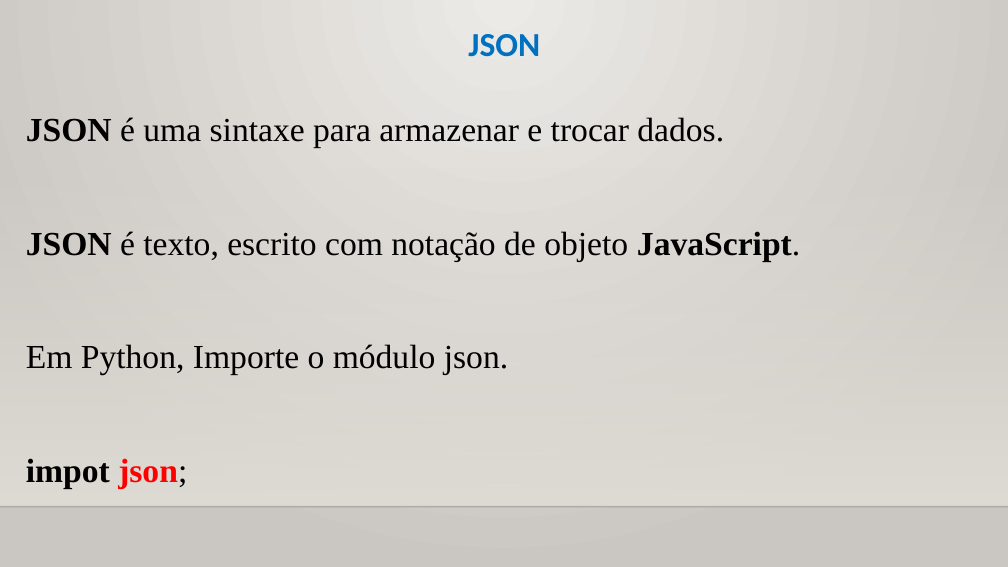
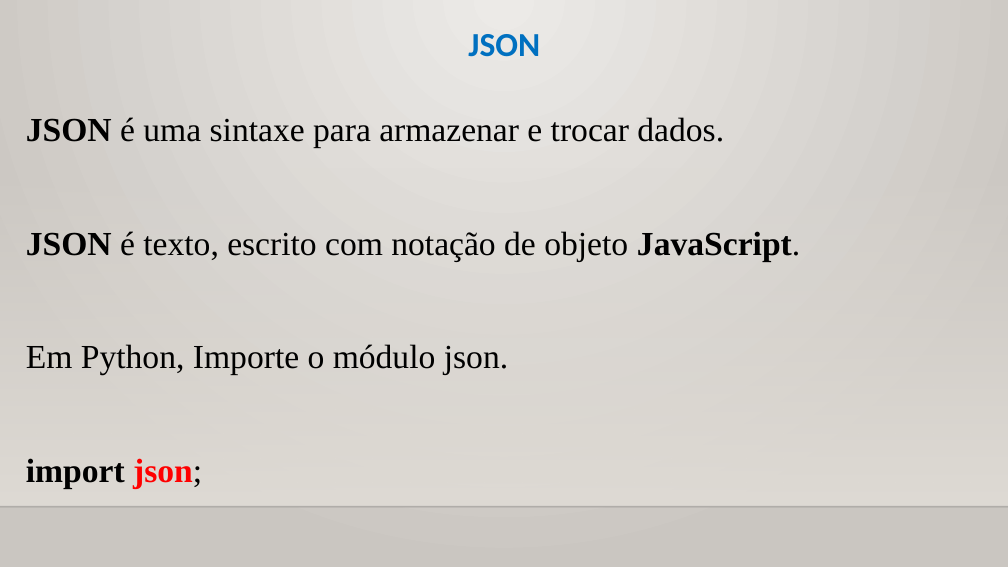
Before and after one commit to CloudEducationBrazil/WydenPythonParadigmas, a slide deck: slide 3 of 01 Classes/Aula 10 Programação Python - Arquivos e JSON.pptx. Drawn at 1008x567 pixels with LibreOffice and Linux fonts; fonts in the diff are those of the drawing; background and template pictures are left out. Boxes give left, top, right and bottom in pixels: in the first picture for what was removed or moved away, otherwise in the second. Text is boxed around its words. In the diff, an @@ line names an element or a change of style, - is before the commit and + after.

Commit message:
PPTs JSON JAVA Integrada

```diff
--- a/01 Classes/Aula 10 Programação Python - Arquivos e JSON.pptx
+++ b/01 Classes/Aula 10 Programação Python - Arquivos e JSON.pptx
@@ text at [26,458,202,488]: text changed @@
-impot json;
+import json;
```
Also in this commit, not shown: 1 other slide changed, 1 other file.
